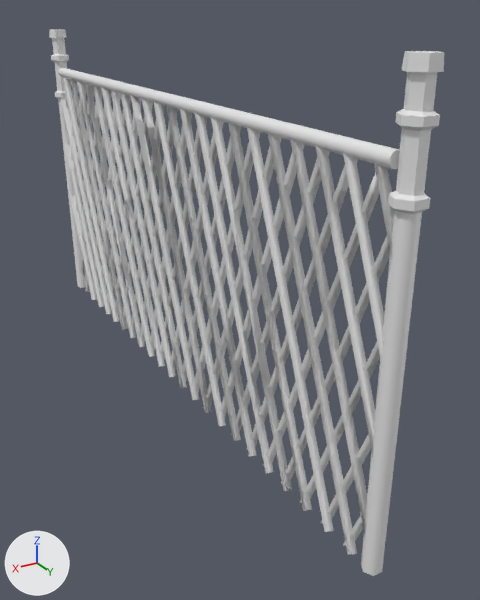
Before and after pictures for a commit that changed the FBX model Assets/MetalFence.fbx.
Camera for both pictures: a 50 mm camera at (0.249, 1.107, 0.66) aimed at (-0.314, 0.169, 0.191). Lighting does not change. The marker at lower left points along +X, +Y and +Z. Where no turn or scale is listed for an object, it has been applied to the vertices.

Objects in the first picture: 'ChainLinkFence', 'PoleL', 'PoleM', 'PoleR'.
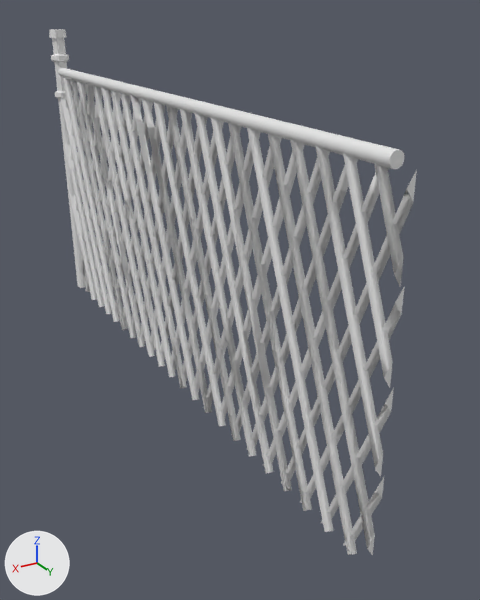
Where the change shows, as pixel boxes (x1, y1, x2, y2) in the pictures (480 x 600 px):
'PoleL', deleted: before (361, 51, 444, 576)

What the commit changed:
Object 'PoleL' (ob_polel) is deleted.
